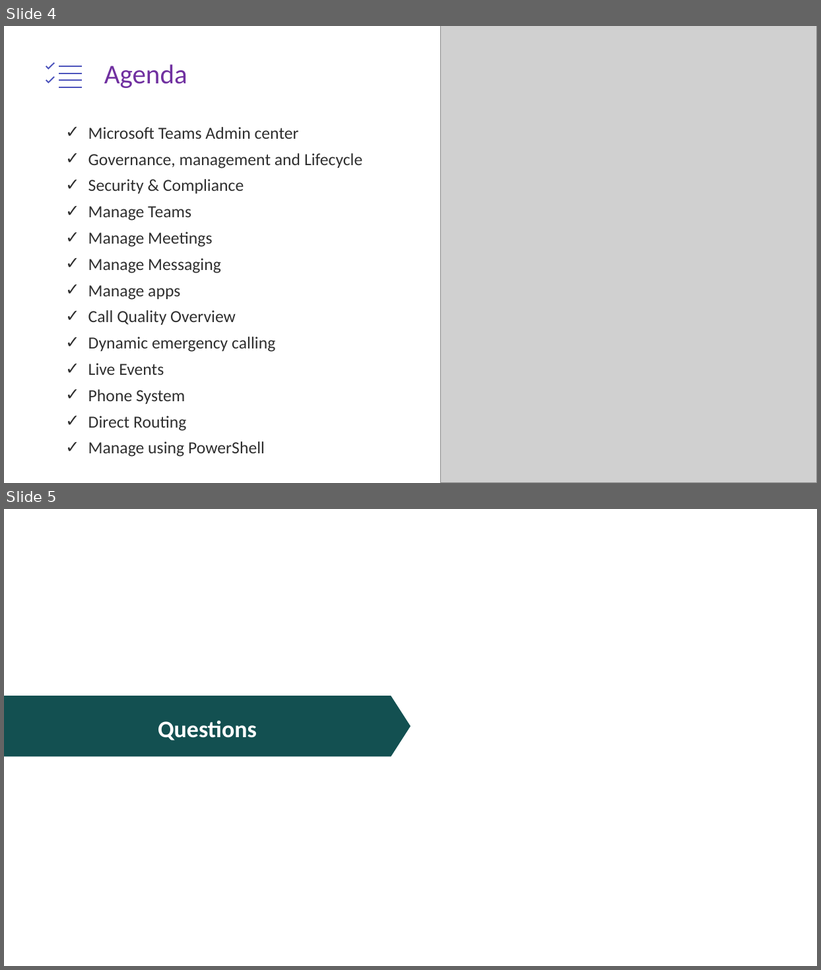
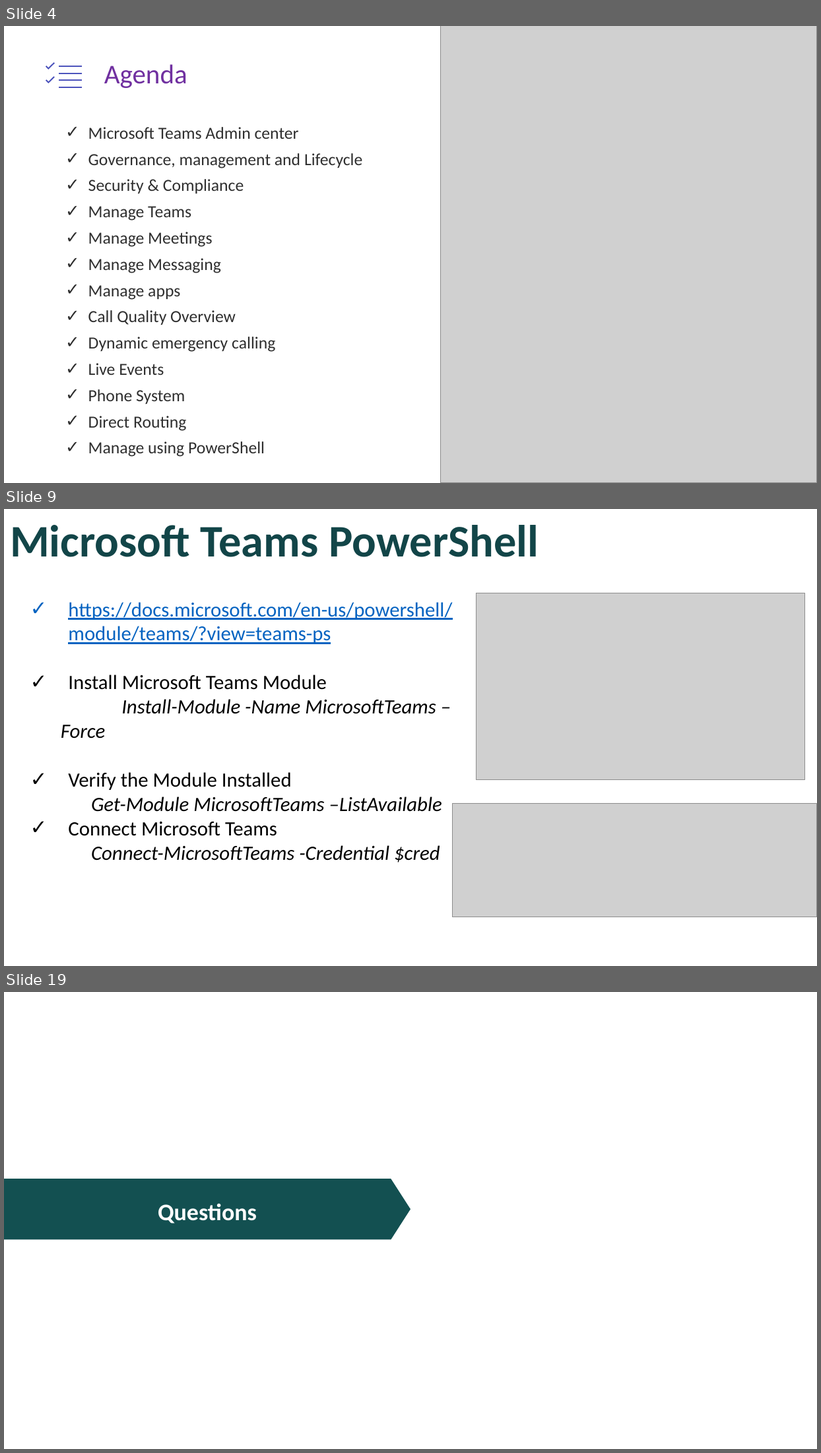
Before and after one commit to JPOWER4/MicrosoftTeams, a slide deck: MicrosoftTeams-Admin.pptx. Shown one above the other, each under a label of ours: slides 4 and 5 before the commit, slides 4, 9 and 19 after it; the slides between them are not shown. The pictures are 821x970 and 821x1453 pixels, drawn with LibreOffice and Linux fonts; fonts in the diff are those of the drawing; grey boxes stand for pictures; background and template pictures are left out. Boxes give left, top, right and bottom in pixels: in the first picture for what was removed or moved away, otherwise in the second. Text is boxed around its words. In the diff, an @@ line names an element or a change of style, - is before the commit and + after.

```diff
--- a/MicrosoftTeams-Admin.pptx
+++ b/MicrosoftTeams-Admin.pptx
@@ slide 9 added at (x1=4, y1=509, x2=817, y2=966), background #FFFFFF @@
@@ text added at (x1=10, y1=525, x2=539, y2=557), 53.3 pt, text #124548, bold @@
+Microsoft Teams PowerShell
@@ text added at (x1=61, y1=602, x2=452, y2=863), 24 pt, text #000000 @@
+✓ https://docs.microsoft.com/en-us/powershell/module/teams/?view=teams-ps
+✓ Install Microsoft Teams Module
+  Install-Module -Name MicrosoftTeams –Force
+✓ Verify the Module Installed
+    Get-Module MicrosoftTeams –ListAvailable
+✓ Connect Microsoft Teams
+    Connect-MicrosoftTeams -Credential $cred
@@ picture added at (x1=477, y1=593, x2=805, y2=780) @@
@@ picture added at (x1=452, y1=803, x2=817, y2=918) @@
@@ what was slide 5 is now slide 19 @@
```
Also in this commit, not shown: 13 other slides added, 16 other files.
